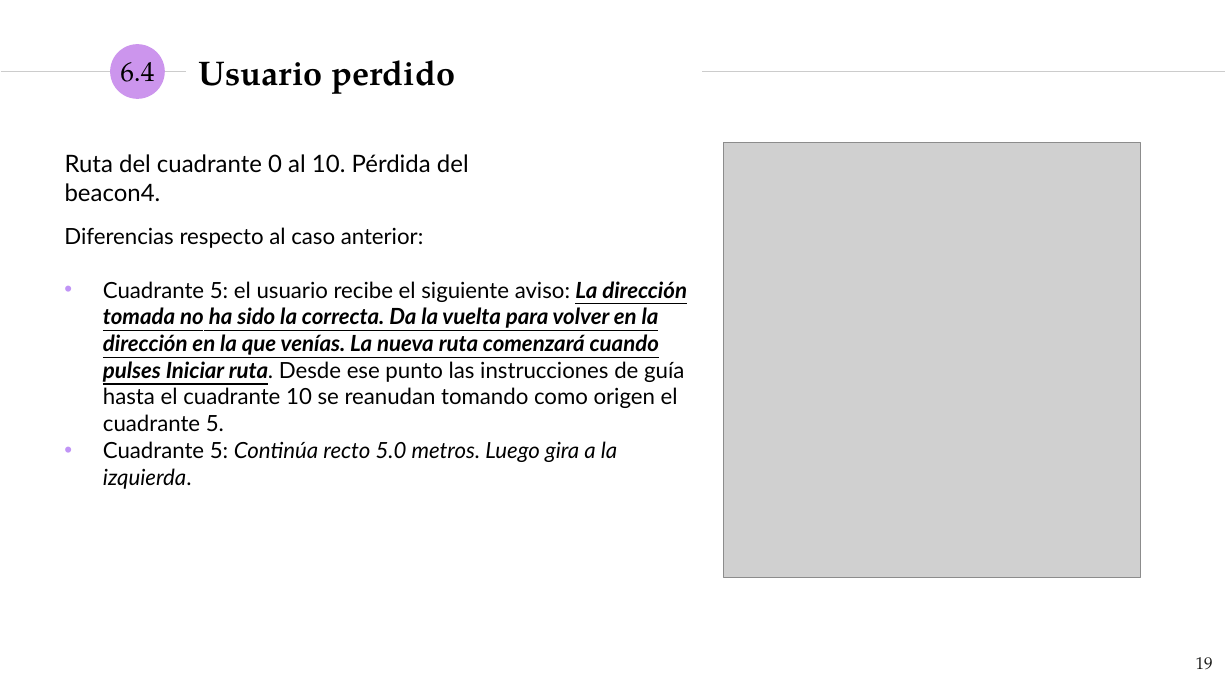
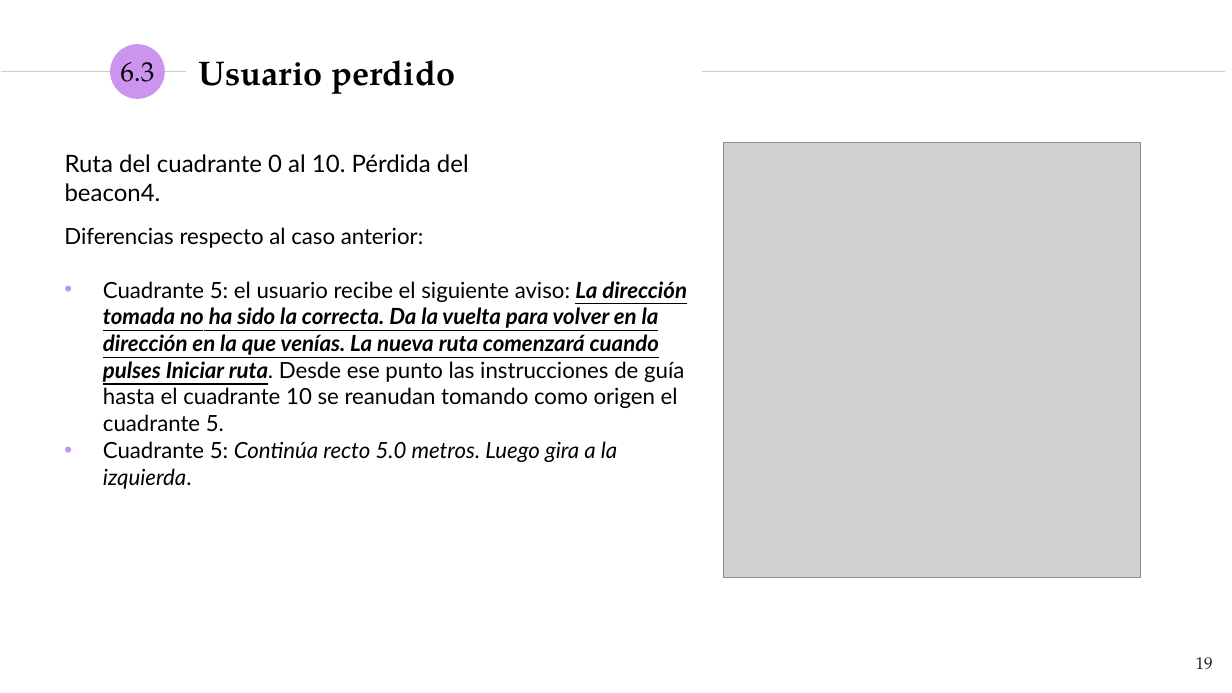
Before and after one commit to NILGroup/TFG-1920-DiscapacidadVisual, a slide deck: slide 19 of Defensa/presentaciónFinal_v2.pptx. Drawn at 1232x693 pixels with LibreOffice and Linux fonts; fonts in the diff are those of the drawing; grey boxes stand for pictures. Boxes give left, top, right and bottom in pixels: in the first picture for what was removed or moved away, otherwise in the second. Text is boxed around its words. In the diff, an @@ line names an element or a change of style, - is before the commit and + after.

```diff
--- a/Defensa/presentaciónFinal_v2.pptx
+++ b/Defensa/presentaciónFinal_v2.pptx
@@ text at (x1=120, y1=62, x2=154, y2=82): text changed @@
-6.4
+6.3
```
Also in this commit, not shown: 3 other slides changed.
